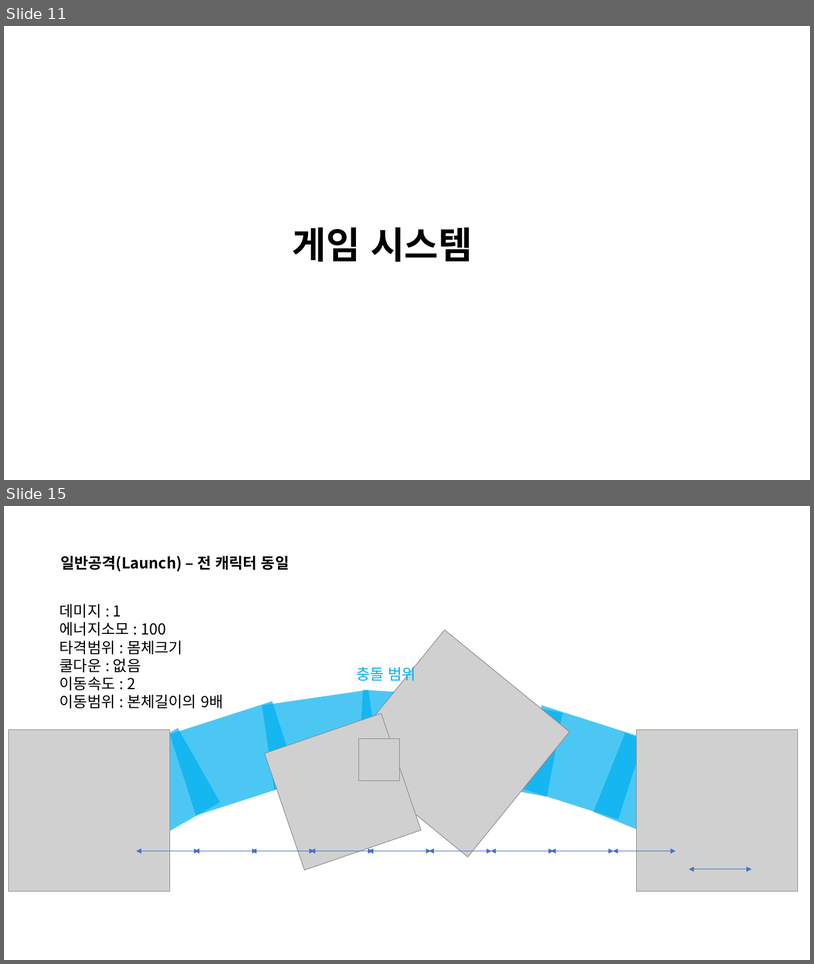
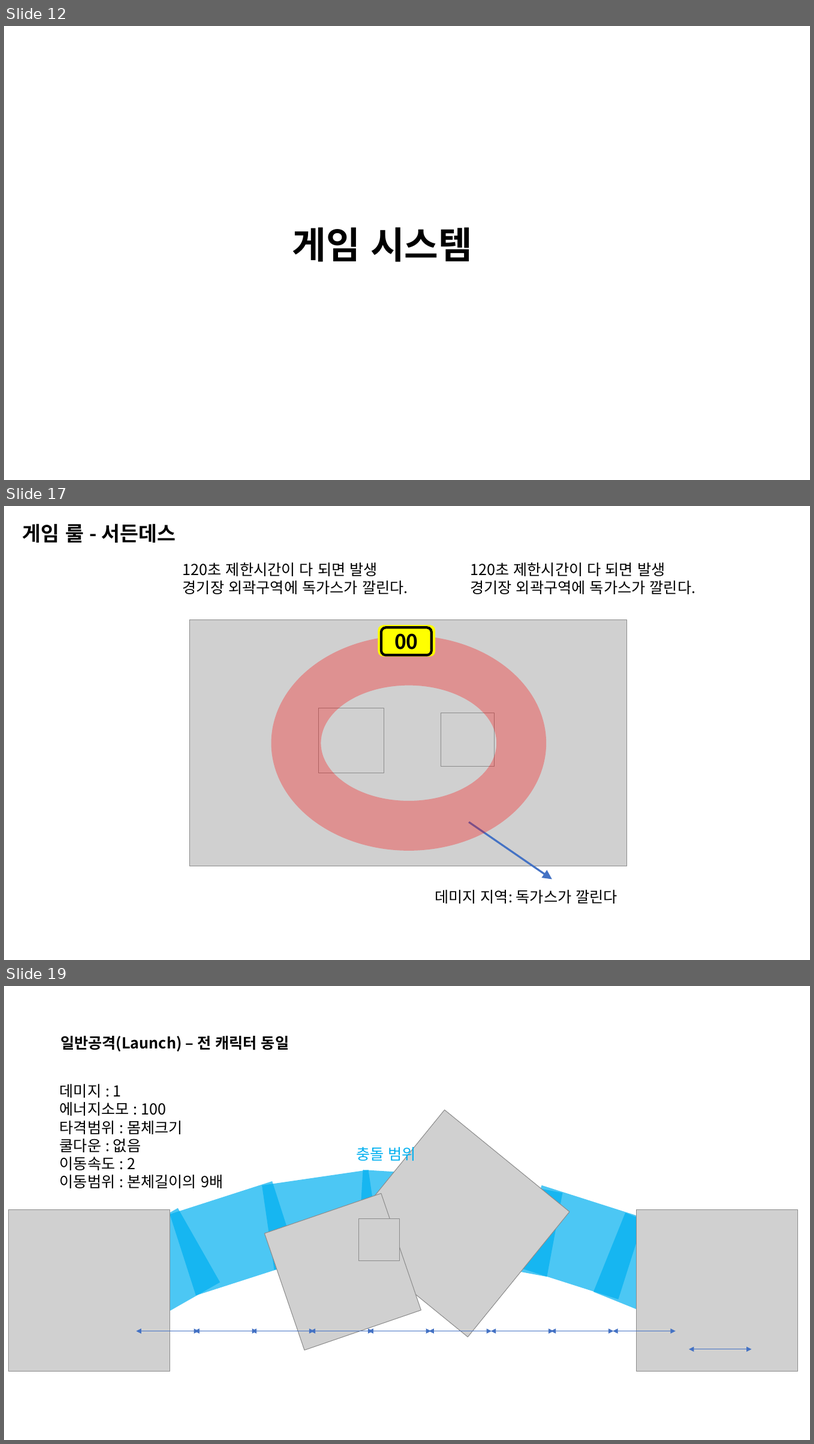
Before and after one commit to penspanic/ITWGamejam, a slide deck: Plan/Rocketman_씬&스킬구성.pptx. Shown one above the other, each under a label of ours: slides 11 and 15 before the commit, slides 12, 17 and 19 after it; the slides between them are not shown. The pictures are 814x964 and 814x1444 pixels, drawn with LibreOffice and Linux fonts; fonts in the diff are those of the drawing; grey boxes stand for pictures. Boxes give left, top, right and bottom in pixels: in the first picture for what was removed or moved away, otherwise in the second. Text is boxed around its words. In the diff, an @@ line names an element or a change of style, - is before the commit and + after.

```diff
--- a/Plan/Rocketman_씬&스킬구성.pptx
+++ b/Plan/Rocketman_씬&스킬구성.pptx
@@ slide 17 added at (x1=4, y1=506, x2=810, y2=960), background #FFFFFF @@
@@ text added at (x1=23, y1=523, x2=176, y2=543), 24 pt, text #000000, bold @@
+게임 룰 - 서든데스
@@ text added at (x1=183, y1=562, x2=408, y2=594), 18 pt, text #000000 @@
+120초 제한시간이 다 되면 발생
+경기장 외곽구역에 독가스가 깔린다.
@@ text added at (x1=470, y1=562, x2=696, y2=594), 18 pt, text #000000 @@
+120초 제한시간이 다 되면 발생
+경기장 외곽구역에 독가스가 깔린다.
@@ picture added at (x1=190, y1=620, x2=627, y2=866) @@
@@ rounded rectangle added at (x1=378, y1=625, x2=436, y2=657), fill #FFFF00 @@
@@ rounded rectangle added at (x1=381, y1=628, x2=432, y2=655), fill #FFFF00, outline #000000 3 pt, 24 pt, text #000000, bold @@
+00
@@ donut added at (x1=272, y1=636, x2=546, y2=850), fill #FF0000 at 30% opacity @@
@@ picture added at (x1=319, y1=708, x2=384, y2=773) @@
@@ picture added at (x1=441, y1=712, x2=495, y2=766) @@
@@ arrow added from (469, 822) to (552, 879), #4472C4 2.25 pt @@
@@ text added at (x1=435, y1=889, x2=618, y2=903), 18 pt, text #000000 @@
+데미지 지역: 독가스가 깔린다
@@ what was slide 11 is now slide 12 @@
@@ what was slide 15 is now slide 19 @@
```
Also in this commit, not shown: 4 slides changed, 3 other slides added, 1 other file.
